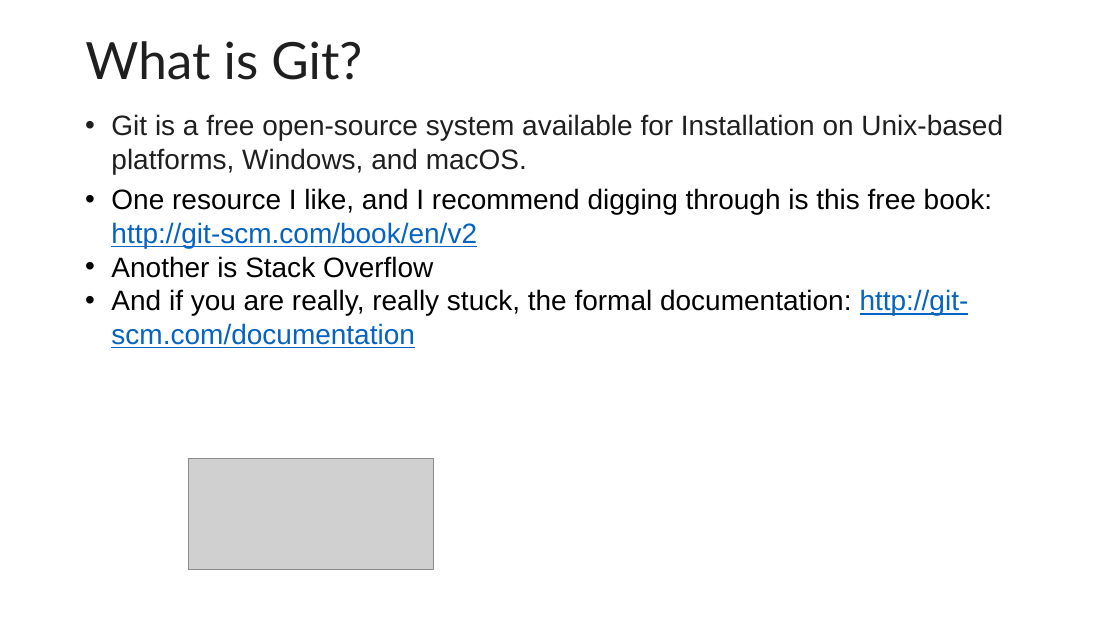
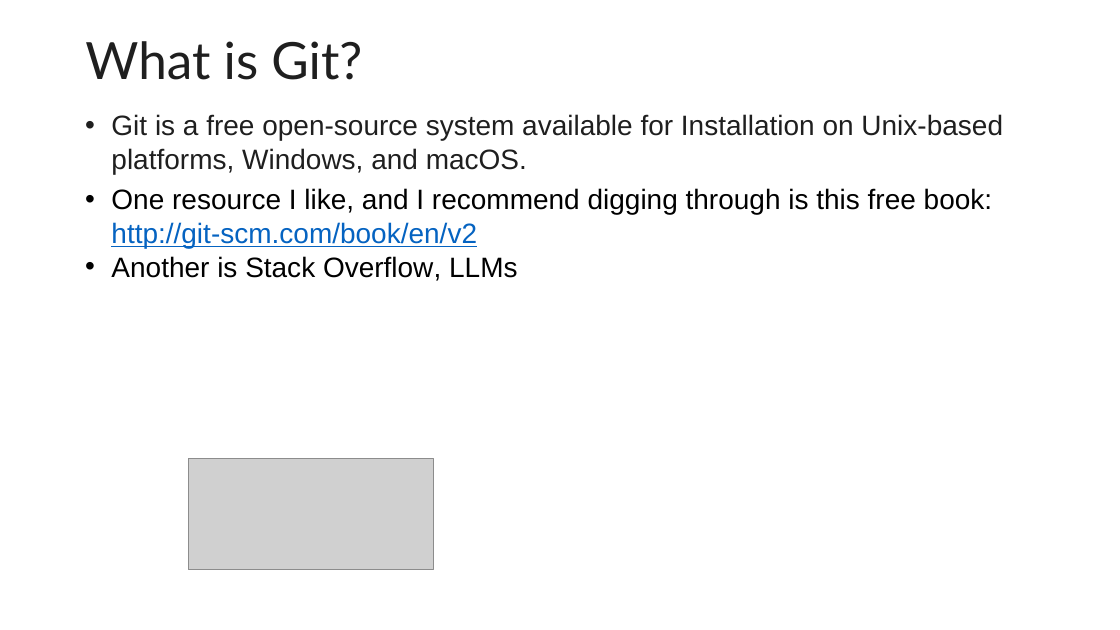
Before and after one commit to johnxu21/johnxu21.github.io, a slide deck: slide 6 of teaching/CS472/Timetable/Git-and-GitHub-Revised1.pptx (slide 5 before the commit). Drawn at 1120x630 pixels with LibreOffice and Linux fonts; fonts in the diff are those of the drawing; grey boxes stand for pictures. Boxes give left, top, right and bottom in pixels: in the first picture for what was removed or moved away, otherwise in the second. Text is boxed around its words. In the diff, an @@ line names an element or a change of style, - is before the commit and + after.

```diff
--- a/teaching/CS472/Timetable/Git-and-GitHub-Revised1.pptx
+++ b/teaching/CS472/Timetable/Git-and-GitHub-Revised1.pptx
@@ text at [111, 256, 517, 281]: text changed @@
-• Another is Stack Overflow
-• And if you are really, really stuck, the formal documentation: http://git-scm.com/documentation
+• Another is Stack Overflow, LLMs
```
Also in this commit, not shown: 5 other slides changed, 7 slides added, 7 slides removed, 4 other files.
